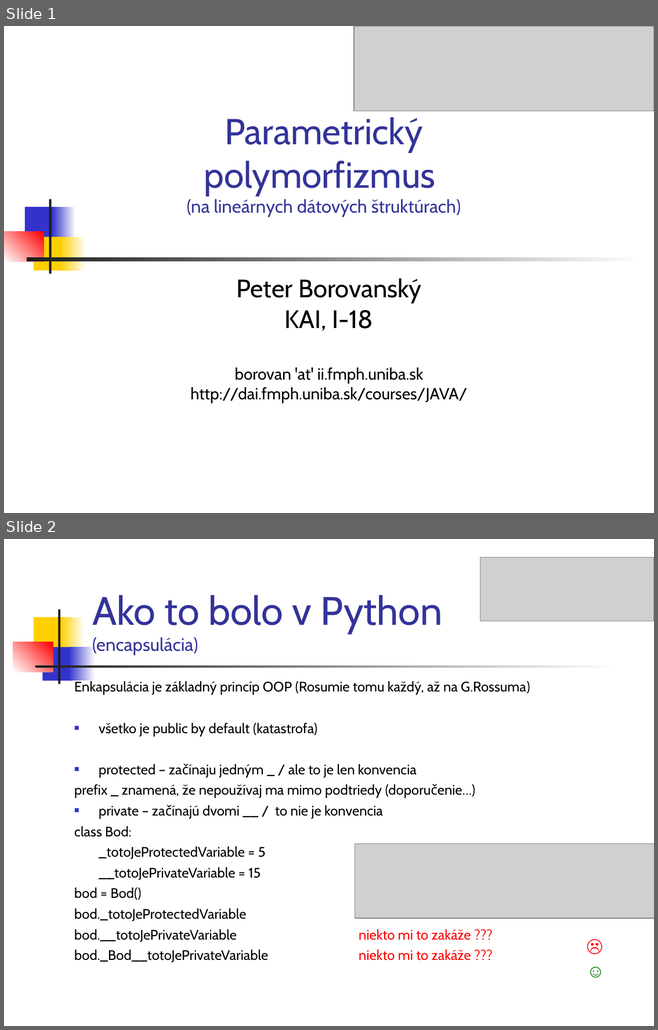
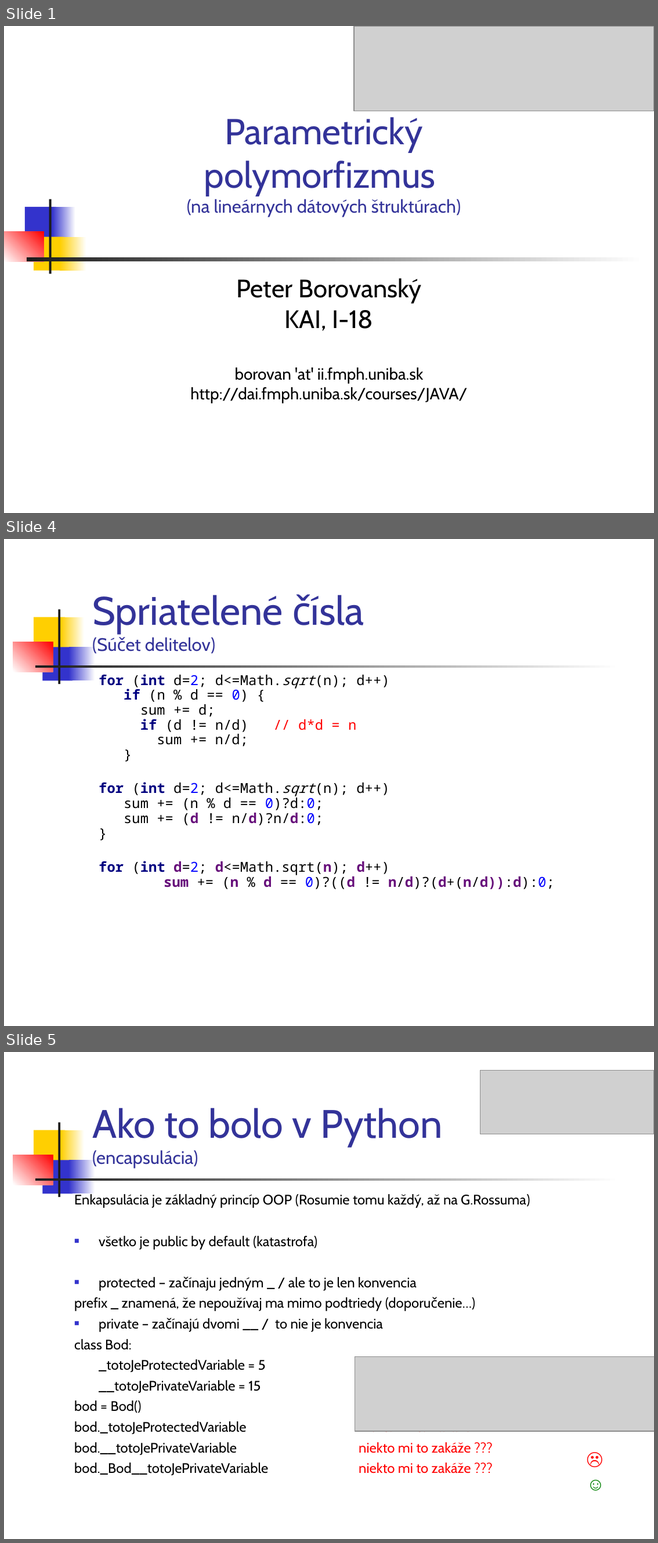
Before and after one commit to Programovanie4/Prednasky, a slide deck: 05/05_java.ppt. Shown one above the other, each under a label of ours: slides 1 and 2 before the commit, slides 1, 4 and 5 after it; the slides between them are not shown. The pictures are 658x1030 and 658x1543 pixels, drawn with LibreOffice and Linux fonts; fonts in the diff are those of the drawing; grey boxes stand for pictures. Boxes give left, top, right and bottom in pixels: in the first picture for what was removed or moved away, otherwise in the second. Text is boxed around its words. In the diff, an @@ line names an element or a change of style, - is before the commit and + after.

```diff
--- a/05/05_java.ppt
+++ b/05/05_java.ppt
@@ slide 4 added at <box>4,539,654,1026</box>, background #FFFFFF; not listed: 7 template elements that a slide beside it also shows @@
@@ title added at <box>92,595,283,652</box>, 44 pt, text #333399 @@
+Spriatelené čísla
+(Súčet delitelov)
@@ text added at <box>99,674,554,889</box>, 15.3 pt, text #000000 @@
+for (int d=2; d<=Math.sqrt(n); d++)
+if (n % d == 0) {
+sum += d;
+if (d != n/d) // d*d = n
+sum += n/d;
+}
+for (int d=2; d<=Math.sqrt(n); d++)
+sum += (n % d == 0)?d:0;
+sum += (d != n/d)?n/d:0;
+}
+for (int d=2; d<=Math.sqrt(n); d++)
+sum += (n % d == 0)?((d != n/d)?(d+(n/d)):d):0;
@@ what was slide 2 is now slide 5 @@
```
Also in this commit, not shown: 7 slides changed, 3 other slides added, 3 other files.
